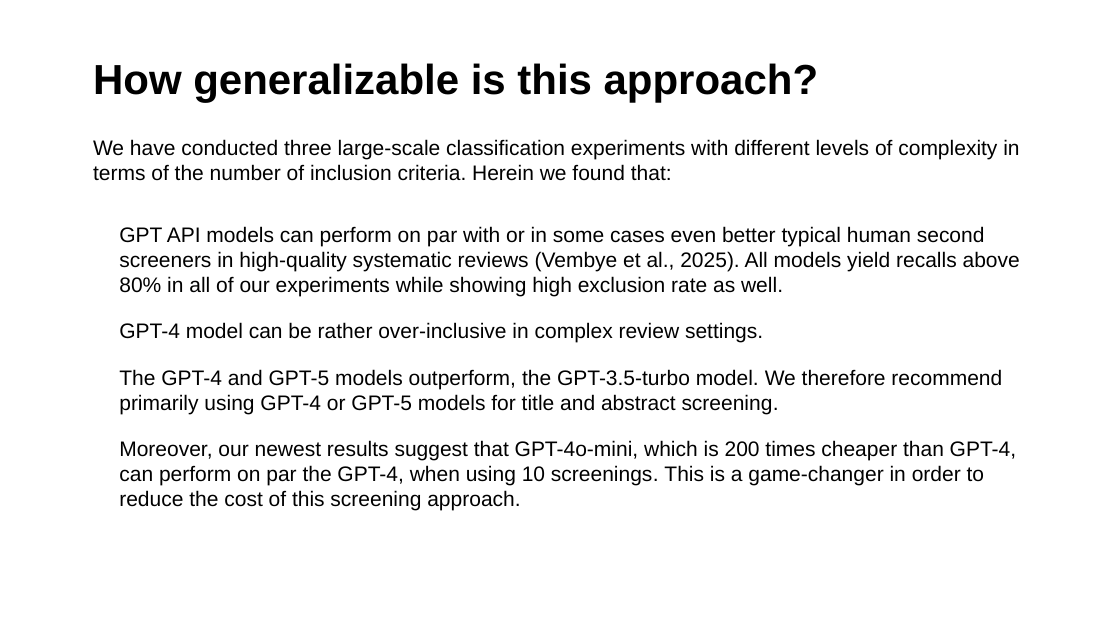
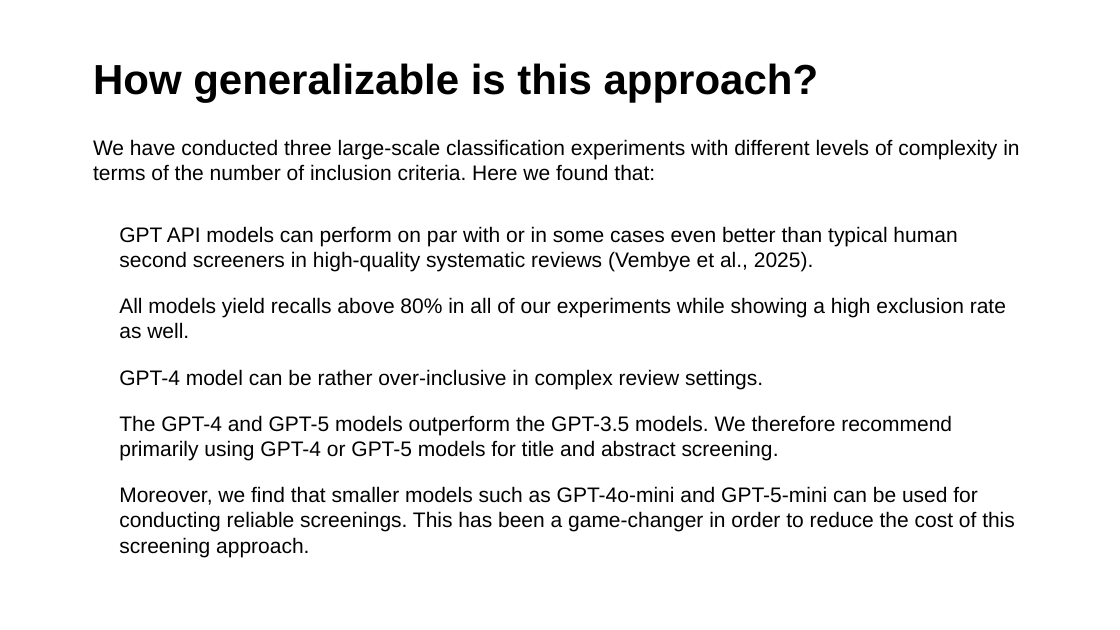
Before and after one commit to MikkelVembye/IRM2026, a slide deck: slide 10 of screen-with-gpt-models.pptx. Drawn at 1120x630 pixels with LibreOffice and Linux fonts; fonts in the diff are those of the drawing; background and template pictures are left out. Boxes give left, top, right and bottom in pixels: in the first picture for what was removed or moved away, otherwise in the second. Text is boxed around its words. In the diff, an @@ line names an element or a change of style, - is before the commit and + after.

```diff
--- a/screen-with-gpt-models.pptx
+++ b/screen-with-gpt-models.pptx
@@ text at <box>93,139,1019,339</box>: text changed @@
-We have conducted three large-scale classification experiments with different levels of complexity in terms of the number of inclusion criteria. Herein we found that:
-• GPT API models can perform on par with or in some cases even better typical human second screeners in high-quality systematic reviews (Vembye et al., 2025). All models yield recalls above 80% in all of our experiments while showing high exclusion rate as well.
+We have conducted three large-scale classification experiments with different levels of complexity in terms of the number of inclusion criteria. Here we found that:
+• GPT API models can perform on par with or in some cases even better than typical human second screeners in high-quality systematic reviews (Vembye et al., 2025).
+• All models yield recalls above 80% in all of our experiments while showing a high exclusion rate as well.
@@ text at <box>119,415,1015,557</box>: text changed @@
-• The GPT-4 and GPT-5 models outperform, the GPT-3.5-turbo model. We therefore recommend primarily using GPT-4 or GPT-5 models for title and abstract screening.
-• Moreover, our newest results suggest that GPT-4o-mini, which is 200 times cheaper than GPT-4, can perform on par the GPT-4, when using 10 screenings. This is a game-changer in order to reduce the cost of this screening approach.
+• The GPT-4 and GPT-5 models outperform the GPT-3.5 models. We therefore recommend primarily using GPT-4 or GPT-5 models for title and abstract screening.
+• Moreover, we find that smaller models such as GPT-4o-mini and GPT-5-mini can be used for conducting reliable screenings. This has been a game-changer in order to reduce the cost of this screening approach.
```
Also in this commit, not shown: 2 other slides changed, 2 other files.
